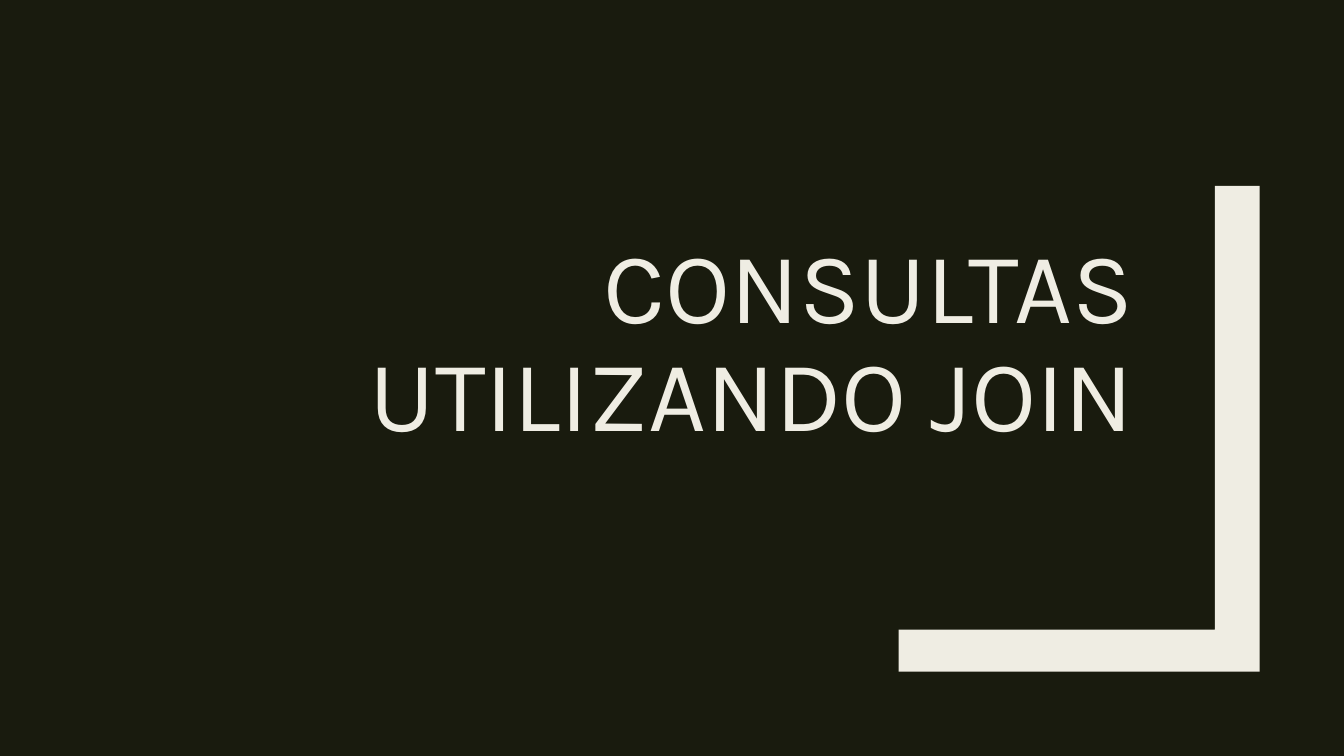
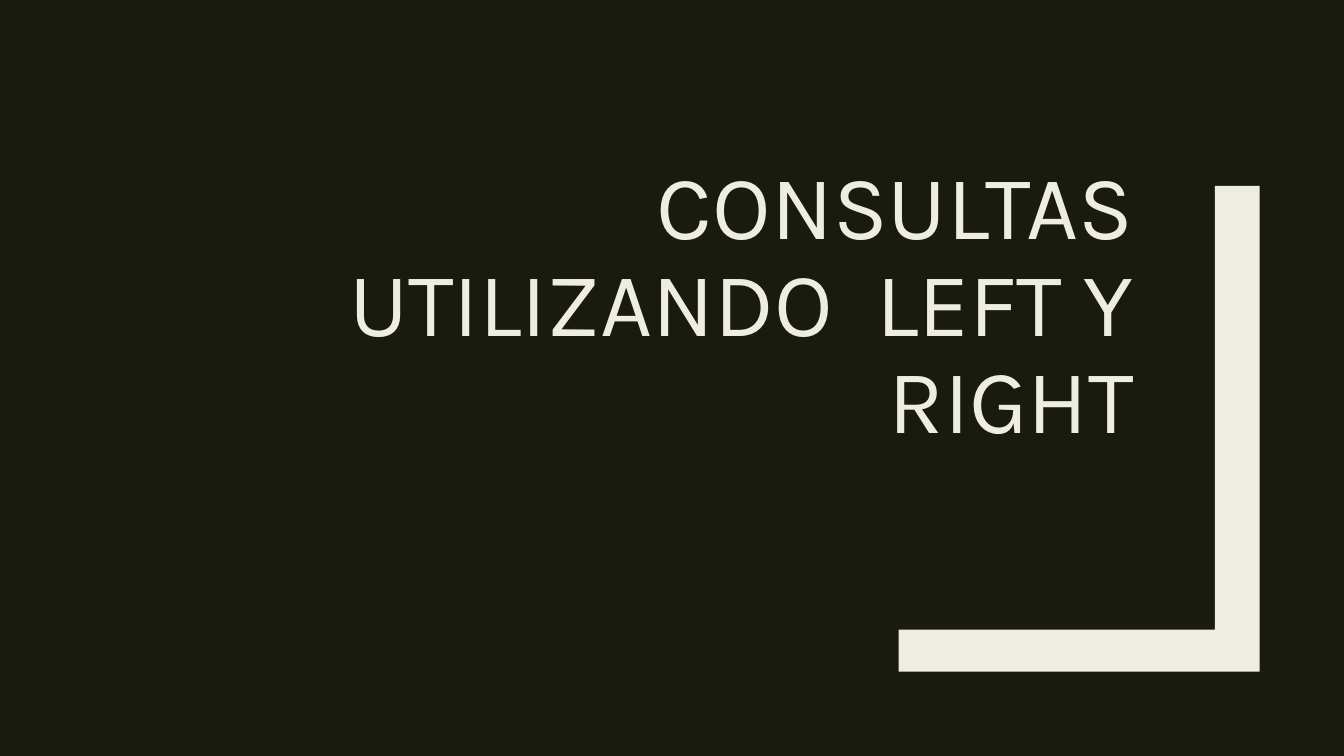
Before and after one commit to Helinks/SI-DLYTime, a slide deck: slide 15 of 3-Trimestre/DLYTimeDB.pptx (slide 12 before the commit). Drawn at 1344x756 pixels with LibreOffice and Linux fonts; fonts in the diff are those of the drawing. Boxes give left, top, right and bottom in pixels: in the first picture for what was removed or moved away, otherwise in the second. Text is boxed around its words. In the diff, an @@ line names an element or a change of style, - is before the commit and + after.

```diff
--- a/3-Trimestre/DLYTimeDB.pptx
+++ b/3-Trimestre/DLYTimeDB.pptx
@@ title at bbox=[349, 181, 1134, 434]: text changed; size 72 to 64.8 pt @@
-CONSULTAS UTILIZANDO JOIN
+CONSULTAS
+UTILIZANDO LEFT Y RIGHT
```
Also in this commit, not shown: 5 other slides changed, 11 slides added, 7 slides removed.
